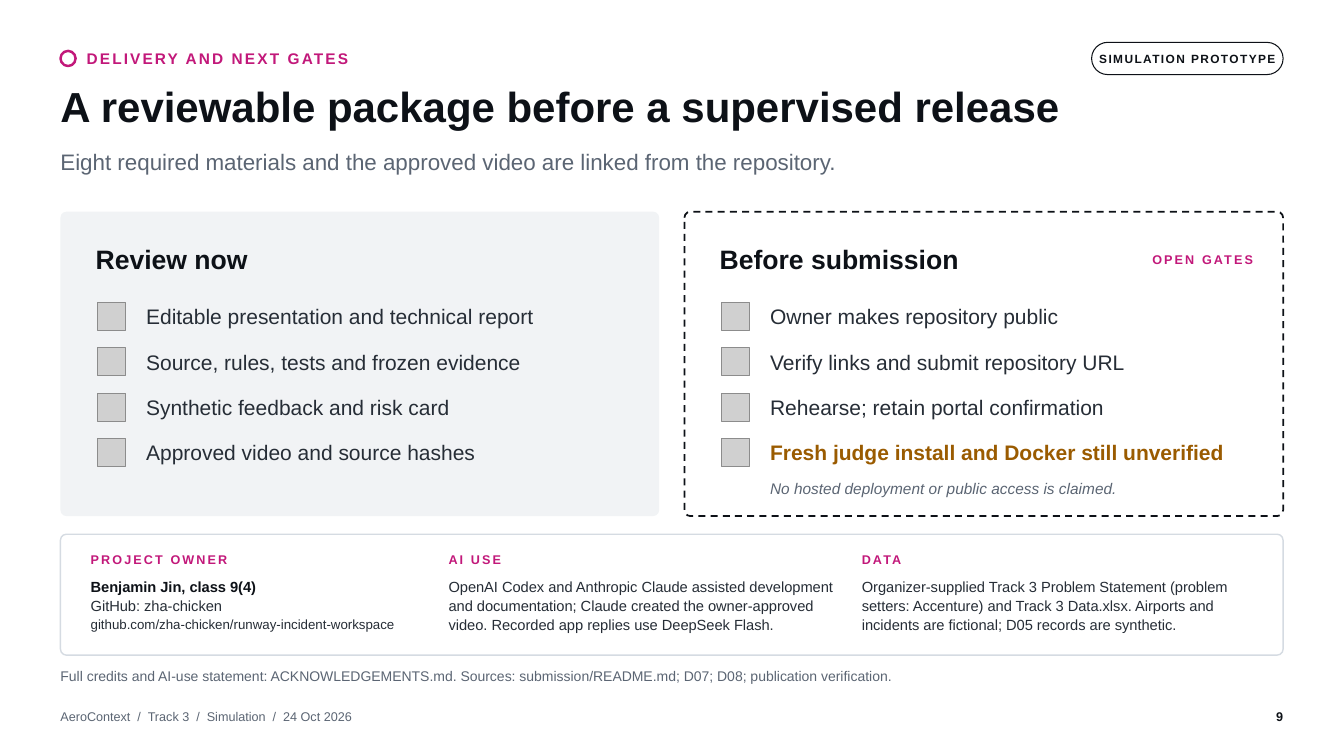
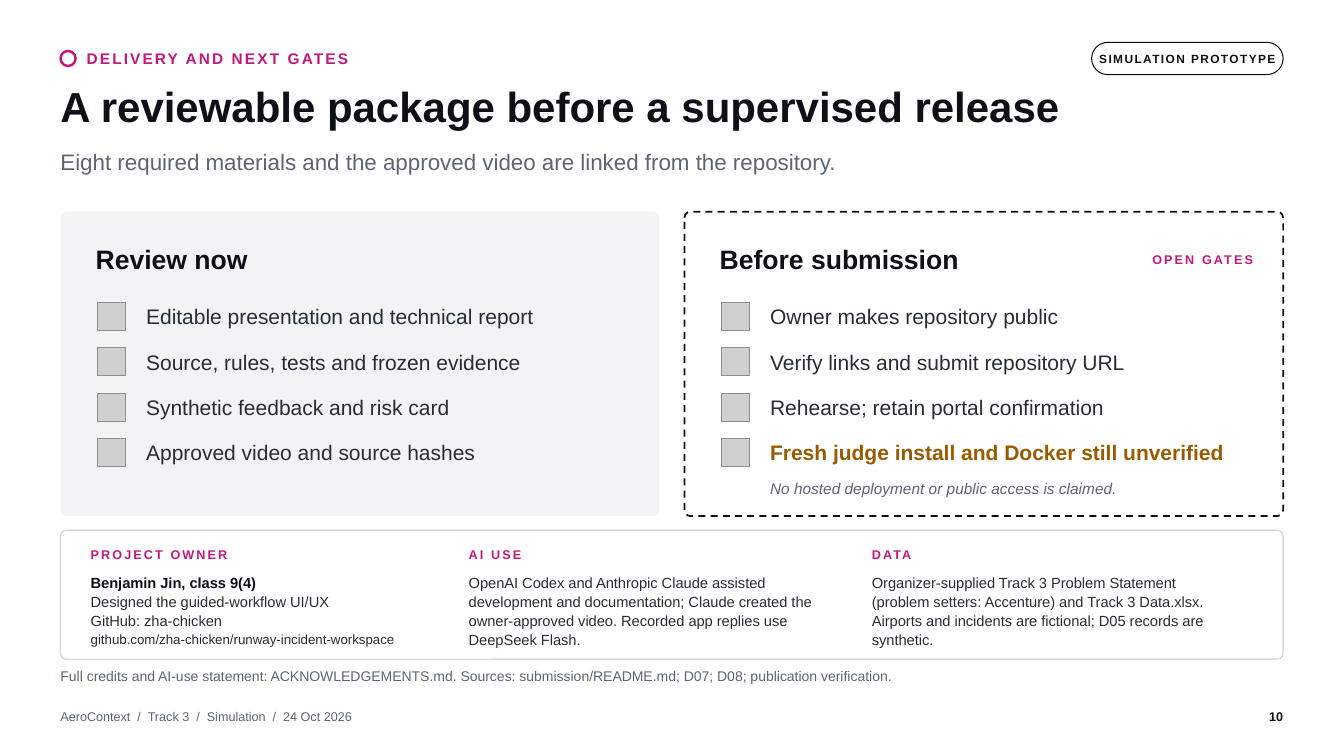
Before and after one commit to zha-chicken/runway-incident-workspace, a slide deck: slide 10 of submission/D01-client-presentation.pptx (slide 9 before the commit). Drawn at 1344x756 pixels with LibreOffice and Linux fonts; fonts in the diff are those of the drawing; grey boxes stand for pictures. Boxes give left, top, right and bottom in pixels: in the first picture for what was removed or moved away, otherwise in the second. Text is boxed around its words. In the diff, an @@ line names an element or a change of style, - is before the commit and + after.

```diff
--- a/submission/D01-client-presentation.pptx
+++ b/submission/D01-client-presentation.pptx
@@ rounded rectangle: place and size @@
-rounded rectangle at box(60, 534, 1284, 655)
+rounded rectangle at box(60, 530, 1284, 659)
@@ rounded rectangle at box(60, 530, 1284, 659): proportions changed @@
@@ text "PROJECT OWNER": place and size @@
-text "PROJECT OWNER" at box(91, 555, 228, 564)
+text "PROJECT OWNER" at box(91, 550, 228, 559)
@@ text "AI USE": place and size @@
-text "AI USE" at box(449, 555, 501, 564)
+text "AI USE" at box(469, 550, 521, 559)
@@ text "DATA": place and size @@
-text "DATA" at box(1068, 600, 1132, 611)
+text "DATA" at box(1139, 596, 1203, 607)
@@ text at box(91, 596, 329, 610): paragraph added @@
+Designed the guided-workflow UI/UX
@@ text "OpenAI Codex and Anthropic Claude ..." rewrapped from box(449, 581, 833, 633) to box(469, 577, 811, 648) @@
@@ text "Organizer-supplied Track 3 Problem Statement ..." rewrapped from box(862, 581, 1228, 633) to box(872, 577, 1203, 648) @@
@@ page number at box(1269, 712, 1283, 721): text changed @@
-9
+10
```
Also in this commit, not shown: 3 other slides changed, 1 slide added, 11 other files.
